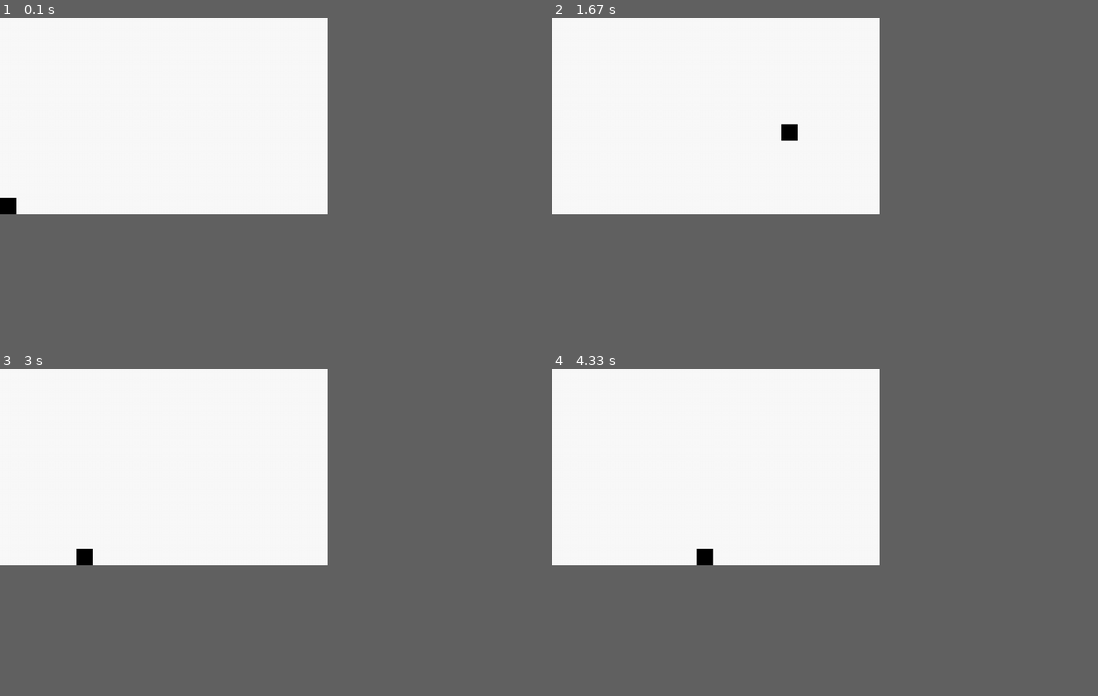
Above: before the commit, frames 1-4 (two rows, left to right).
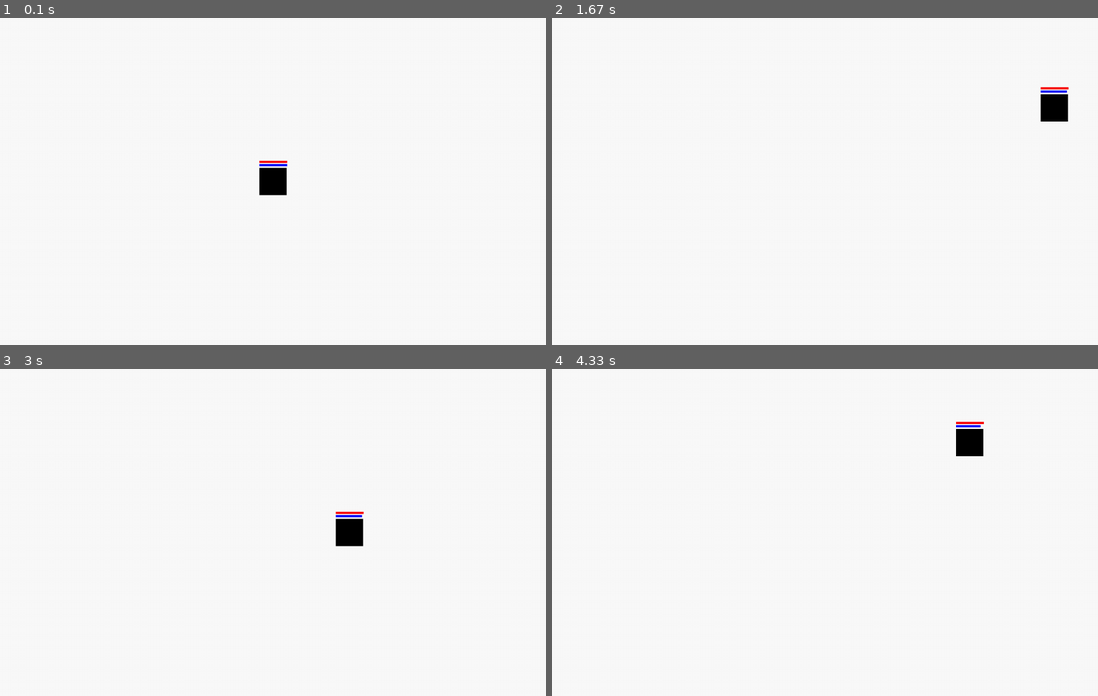
Above: after the commit, the same moments.

Repository: TieuLenh/demo2
Game: pygame game, started from game.py
The game is run twice, just before and just after one commit, with the same random seed, the same clock (stepped at 60 frames per second) and the same inputs.
Inputs:
- Up to frame 1 (0.1 s): no input
- Up to frame 2 (1.67 s): hold D 0.33-0.8 s; hold W 0.83-1.13 s; hold D 1.17-1.63 s
- Up to frame 3 (3 s): hold A 1.67-2.2 s; hold S 2.23-2.53 s; tap Space at 2.57 s; hold A from 2.9 s (still down)
- Up to frame 4 (4.33 s): release A at 3.3 s; hold W 3.33-3.7 s; hold D from 3.73 s (still down)
In our replay, the window is 540x324 before the commit and 900x540 after it. These sizes can differ from the game's own. Grey fills any space a smaller window leaves; there, only what the larger window draws over its background counts as a difference.

The runs differ from the first frame. In frame 1, 0.7% of the frame differs, in the area x 0-53%, y 43-60%; in frame 2, 0.7%; in frame 3, 0.7%; in frame 4, 0.7%.

Commit message:
23/06/2025

Diff:
--- a/game.py
+++ b/game.py
@@ -4,21 +4,33 @@
 from package.actions import *
 
 pygame.init()
-unit = 30
+unit = 50
 
 #display setting
 dts =  pygame.display.get_desktop_sizes()
 dt_w, dt_h = dts[0]
 wd_w, wd_h = 20*unit, 12 * unit
 screen = pygame.display.set_mode((wd_w, wd_h), flags=pygame.RESIZABLE)
+pygame.display.set_caption('pygameDemo')
 
 #surface
 sf1 = pygame.Surface((wd_w, wd_h))
 
 #player
-pl1 = player(x=0, y=wd_w - unit, w=unit,h=unit)
+pl1 = player(x= wd_w/2 - unit/2, y= wd_h/2 - unit/2, w=unit,h=unit, hp = 100, mp = 100)
 pl_speed = 5
+max_hp = 100
+max_mp = 100
 
+#key
+dict_key = {
+    'left': pygame.K_a,
+    'right': pygame.K_d,
+    'up': pygame.K_w,
+    'down': pygame.K_s,
+    'jump': pygame.K_SPACE,
+    'reset': pygame.K_r
+}
 
 #game loop
 clock = pygame.time.Clock()
@@ -27,31 +39,50 @@
 fos = 0 # khung hinh thu fos + 1 cua 1 giay
 running = True
 while running:
-    if wd_w != screen.get_width() or wd_h != screen.get_height():
-        wd_w, wd_h = pygame.display.get_window_size()
-
-    #processing surface
-    screen.blit(sf1,(wd_w//2 - sf1.get_width()//2, wd_h//2 - sf1.get_height()//2,))
-    sf1.fill(white)
-
-    #processing event.
+    # 1. processing all alrithemtic
+    # 1.1 processing event.
     for event in pygame.event.get():
         if event.type == pygame.QUIT:
             running = False
         if event.type == pygame.KEYDOWN:
-            if event.key == pygame.K_SPACE:
-                t0 = t
-                jumped = True
+            if event.key == dict_key['jump']:
+                pass
+            if event.key == dict_key['reset']:
+                pl1 = player(x= wd_w/2 - unit/2, y= wd_h/2 - unit/2, w=unit,h=unit, hp = 100, mp = 100)
 
-    if jumped:
-        pl1.jumping(10, t0, t, fos,fps)
-    #key pressing
+    # 1.2 processing pressing key
     key = pygame.key.get_pressed()
-    pl1.moving(key=key, speed=pl_speed)
-    lim1(pl1, sf1.get_width(), sf1.get_height())
-    pygame.draw.rect(surface=sf1, color=black, rect=(pl1.x, pl1.y, pl1.w, pl1.h))
+    if pl1.mp <= 0:
+        pl1.mp = 0
+    if pl1.hp <= 0:
+        pl1 = player()
+    if pl1.moving(key=key, dict_key=dict_key, speed=pl_speed):
+        moved = True
+        pl1.mp -= 0.05
+    if lim1(pl1, sf1.get_width(), sf1.get_height()):
+        moved = True
+        pl1.hp -= 2
+    # 1.3
+    perc_hp, perc_mp = pl1.w * (pl1.hp/max_hp), pl1.w * (pl1.mp/max_mp)
+    if moved == False and pl1.mp/max_mp < 1 :
+        pl1.mp += 0.1
+    if hurted == False and pl1.hp/max_hp < 1:
+        pl1.hp += 1
+    moved = False
+    hurted = False
 
-    #setting fps and display
+    # 2. display
+    # 2.1 updating window's size
+    if wd_w != screen.get_width() or wd_h != screen.get_height():
+        wd_w, wd_h = pygame.display.get_window_size()
+    screen.blit(sf1,(wd_w//2 - sf1.get_width()//2, wd_h//2 - sf1.get_height()//2,))
+    sf1.fill(white)
+
+    # 2.2 drawing object
+    pygame.draw.rect(sf1, black, (pl1.x, pl1.y, pl1.w, pl1.h))
+    pygame.draw.line(sf1, blue, (pl1.x, pl1.y - 6),(pl1.x + perc_mp, pl1.y - 6), 4)
+    pygame.draw.line(sf1, red, (pl1.x, pl1.y - 12),(pl1.x + perc_hp, pl1.y - 12), 4)
+    # 3. setting fps
     pygame.display.update()
     clock.tick(fps)
     fos += 1
--- a/package/actions.py
+++ b/package/actions.py
@@ -2,14 +2,20 @@
 
 jumped = False
 moved = False
+hurted = False
 
 def lim1(pl,w,h):
+    touched = False
     if pl.x <= 0:
         pl.x = 0
+        touched = True
     if pl.y <= 0:
         pl.y = 0
+        touched = True
     if pl.x >= w - pl.w:
         pl.x = w - pl.w
+        touched = True
     if pl.y >= h - pl.h:
         pl.y = h - pl.h
-    return None
+        touched = True
+    return touched
--- a/package/object_game.py
+++ b/package/object_game.py
@@ -1,4 +1,3 @@
-import pygame
 class player(object):
     def __init__(self, x = 0, y = 0, w = 0, h = 0, hp = 0, mp = 0):
         self.x = x
@@ -8,27 +7,18 @@
         self.hp = hp
         self.mp = mp
 
-    def moving(self, key, speed=0):
+    def moving(self, key, dict_key, speed=0):
         moved = False
-        if key[pygame.K_a]:
+        if key[dict_key['left']]:
             self.x -= speed
             moved = True
-        if key[pygame.K_d]:
+        if key[dict_key['right']]:
             self.x += speed
             moved = True
-        if key[pygame.K_w]:
+        if key[dict_key['up']]:
             self.y -= speed
             moved = True
-        if key[pygame.K_s]:
+        if key[dict_key['down']]:
             self.y += speed
             moved = True
         return moved
-
-    def jumping(self, speed, t0, t, fos, fps):
-        jumped = True
-        if t+ fos/fps < t0 + 0.1:
-            self.y -= speed
-        else:
-            self.y += speed
-            jumped = False
-        return jumped
